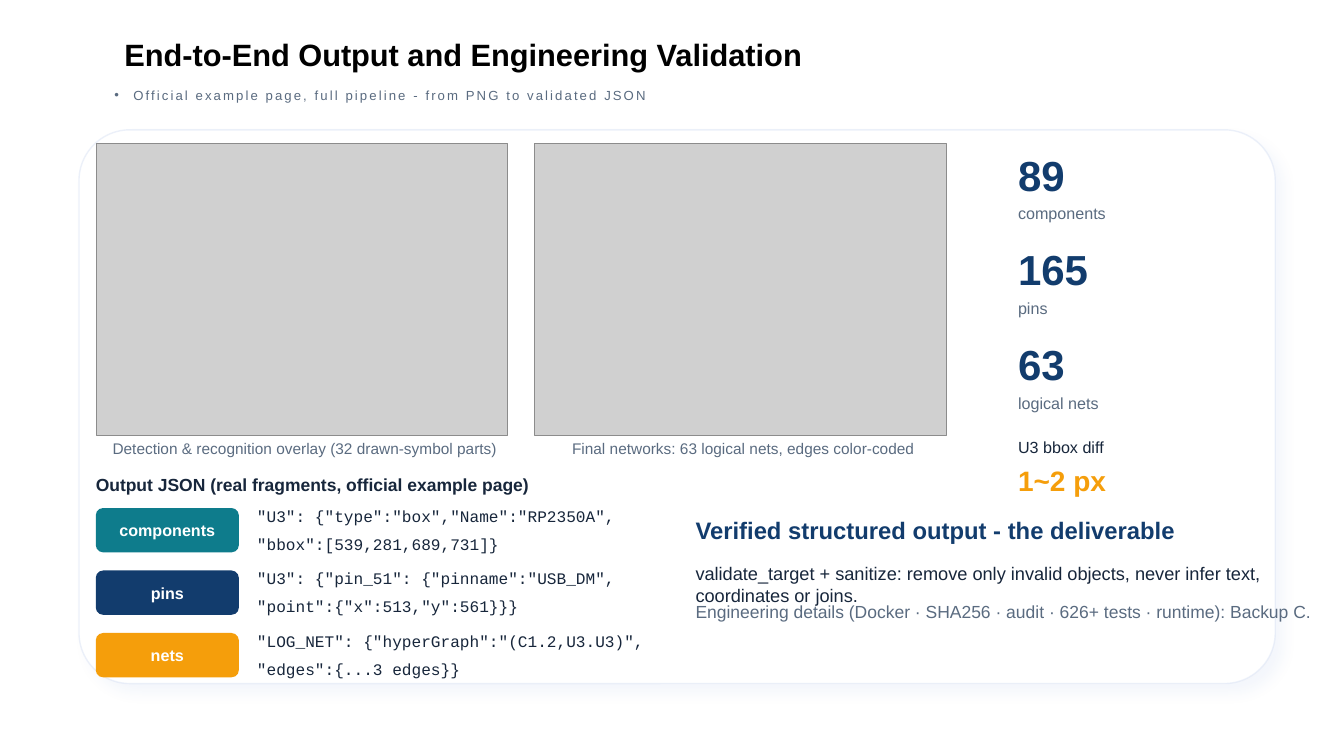
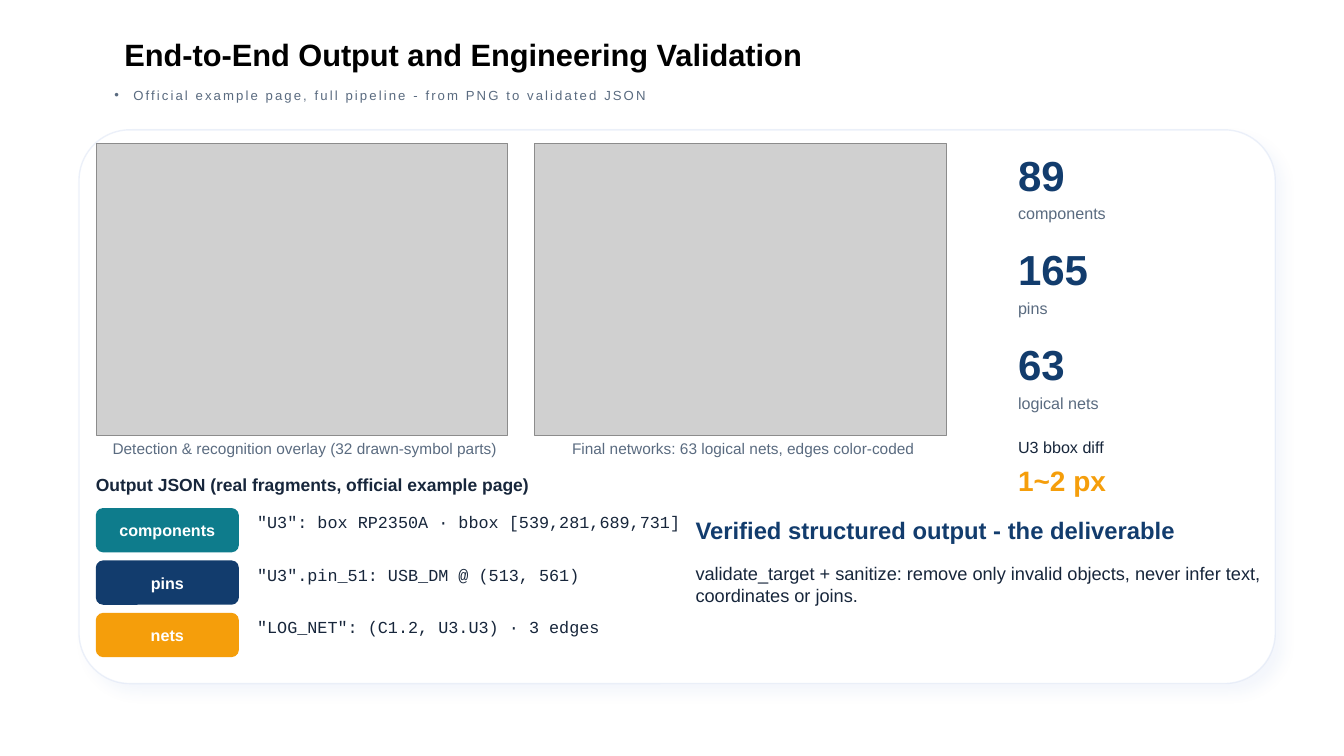
Before and after one commit to zc-cc1/pcb-schematic-parser, a slide deck: slide 11 of docs/eda_final_defense/slides/EDA精英挑战赛_决赛答辩_官方模板版.pptx. Drawn at 1344x756 pixels with LibreOffice and Linux fonts; fonts in the diff are those of the drawing; grey boxes stand for pictures; background and template pictures are left out. Boxes give left, top, right and bottom in pixels: in the first picture for what was removed or moved away, otherwise in the second. Text is boxed around its words. In the diff, an @@ line names an element or a change of style, - is before the commit and + after.

```diff
--- a/docs/eda_final_defense/slides/EDA精英挑战赛_决赛答辩_官方模板版.pptx
+++ b/docs/eda_final_defense/slides/EDA精英挑战赛_决赛答辩_官方模板版.pptx
@@ text at (x1=257, y1=516, x2=680, y2=532): text changed; size 11.5 to 12 pt @@
-"U3": {"type":"box","Name":"RP2350A",
+"U3": box RP2350A · bbox [539,281,689,731]
@@ text removed at (x1=257, y1=538, x2=499, y2=554) @@
-"bbox":[539,281,689,731]}
@@ rounded rectangle "pins" moved from (x1=96, y1=571, x2=239, y2=615) to (x1=96, y1=561, x2=239, y2=605) @@
@@ text at (x1=257, y1=569, x2=579, y2=585): text changed; size 11.5 to 12 pt @@
-"U3": {"pin_51": {"pinname":"USB_DM",
+"U3".pin_51: USB_DM @ (513, 561)
@@ rounded rectangle "nets" moved from (x1=96, y1=633, x2=239, y2=678) to (x1=96, y1=613, x2=239, y2=657) @@
@@ text at (x1=257, y1=621, x2=599, y2=637): text changed; size 11.5 to 12 pt @@
-"LOG_NET": {"hyperGraph":"(C1.2,U3.U3)",
+"LOG_NET": (C1.2, U3.U3) · 3 edges
@@ text removed at (x1=257, y1=600, x2=518, y2=616) @@
-"point":{"x":513,"y":561}}}
@@ text removed at (x1=696, y1=604, x2=1310, y2=622) @@
-Engineering details (Docker · SHA256 · audit · 626+ tests · runtime): Backup C.
@@ text removed at (x1=257, y1=663, x2=460, y2=679) @@
-"edges":{...3 edges}}
```
Also in this commit, not shown: 15 other slides changed, 31 other files.
